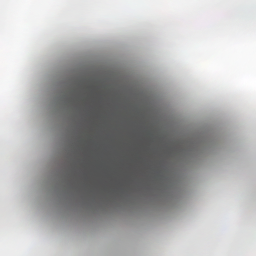
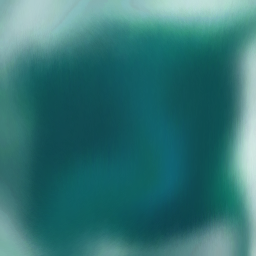
Comparing the layer stacks of the two (256, 256) images. Changes:
hid "Occlusion" over [0, 0, 256, 256]
showed "Diffuse" over [0, 0, 256, 256]
